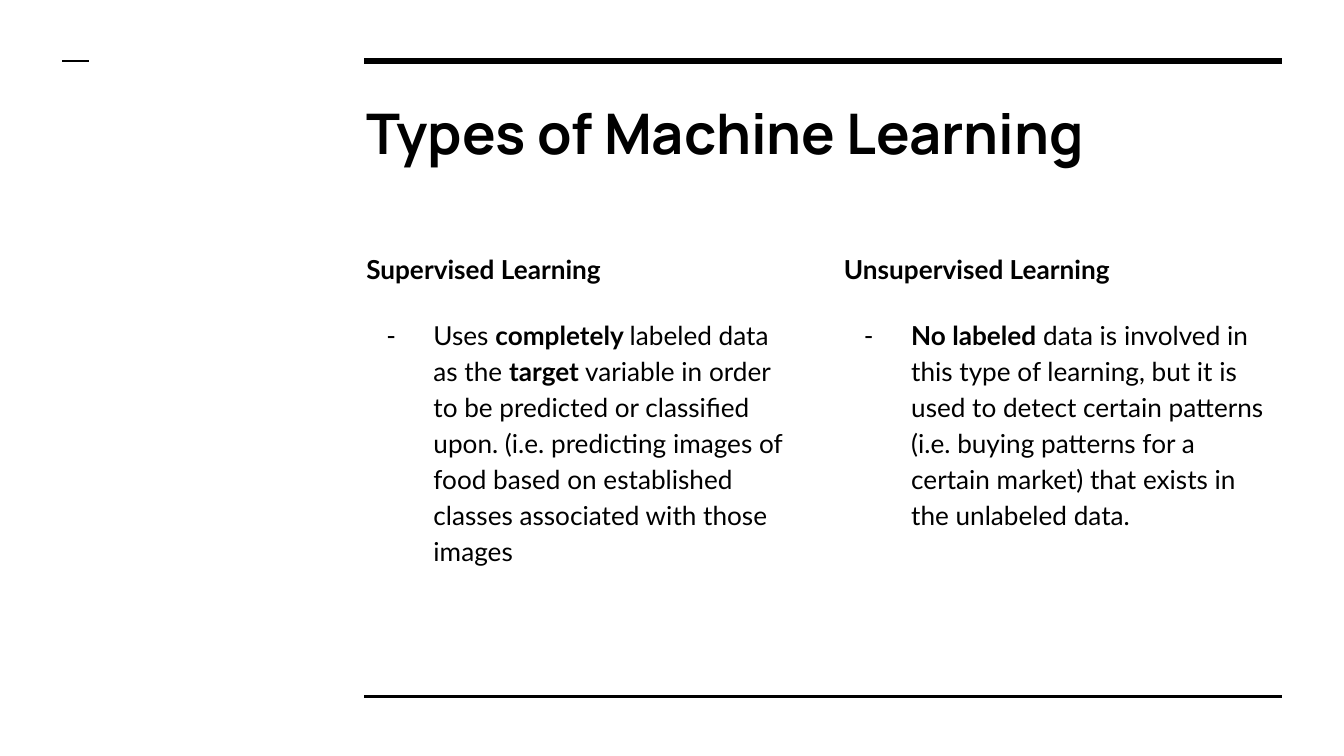
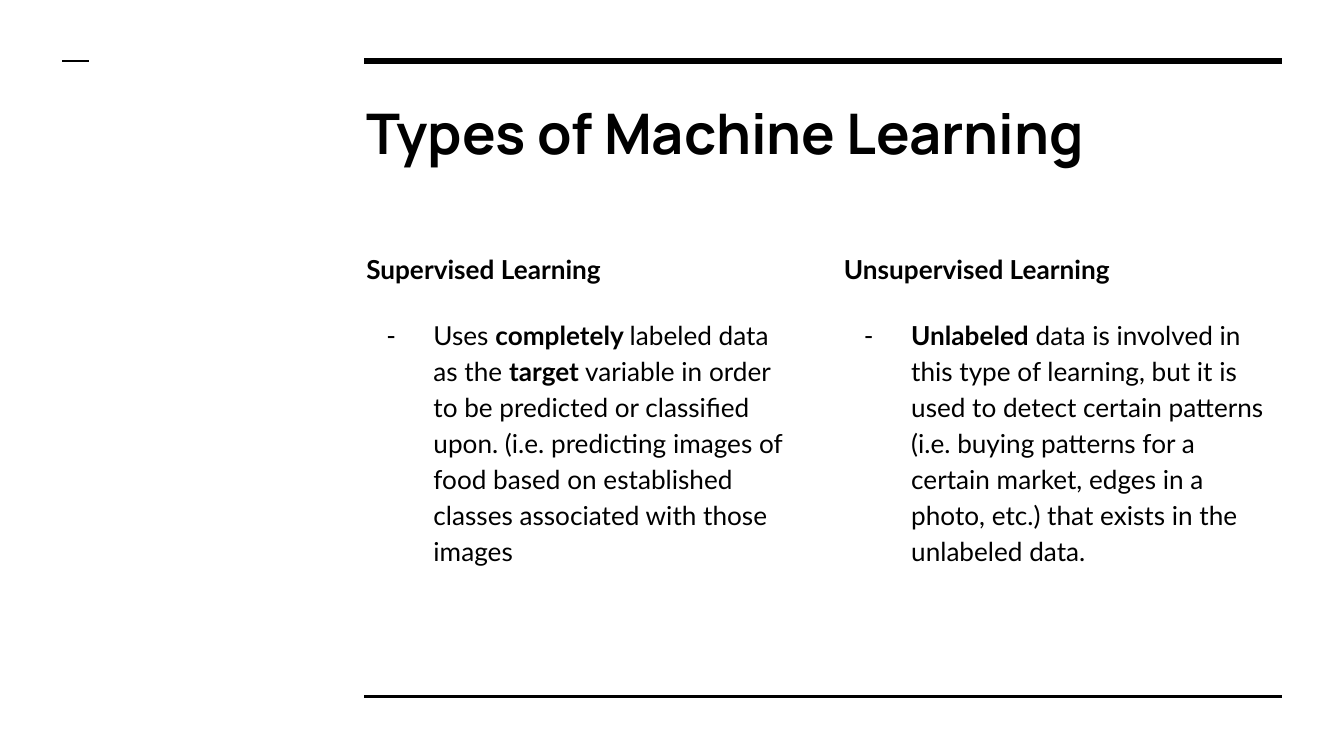
Before and after one commit to jfrank94/GDI_Sklearn_Lab, a slide deck: slide 7 of Intro to Scikit-Learn.pptx. Drawn at 1344x756 pixels with LibreOffice and Linux fonts; fonts in the diff are those of the drawing. Boxes give left, top, right and bottom in pixels: in the first picture for what was removed or moved away, otherwise in the second. Text is boxed around its words. In the diff, an @@ line names an element or a change of style, - is before the commit and + after.

Commit message:
Updated lab and slides.

```diff
--- a/Intro to Scikit-Learn.pptx
+++ b/Intro to Scikit-Learn.pptx
@@ text at (x1=911, y1=325, x2=1264, y2=562): text changed @@
-– No labeled data is involved in this type of learning, but it is used to detect certain patterns (i.e. buying patterns for a certain market) that exists in the unlabeled data.
+– Unlabeled data is involved in this type of learning, but it is used to detect certain patterns (i.e. buying patterns for a certain market, edges in a photo, etc.) that exists in the unlabeled data.
```
Also in this commit, not shown: 3 other slides changed, 1 slide added, 1 other file.
